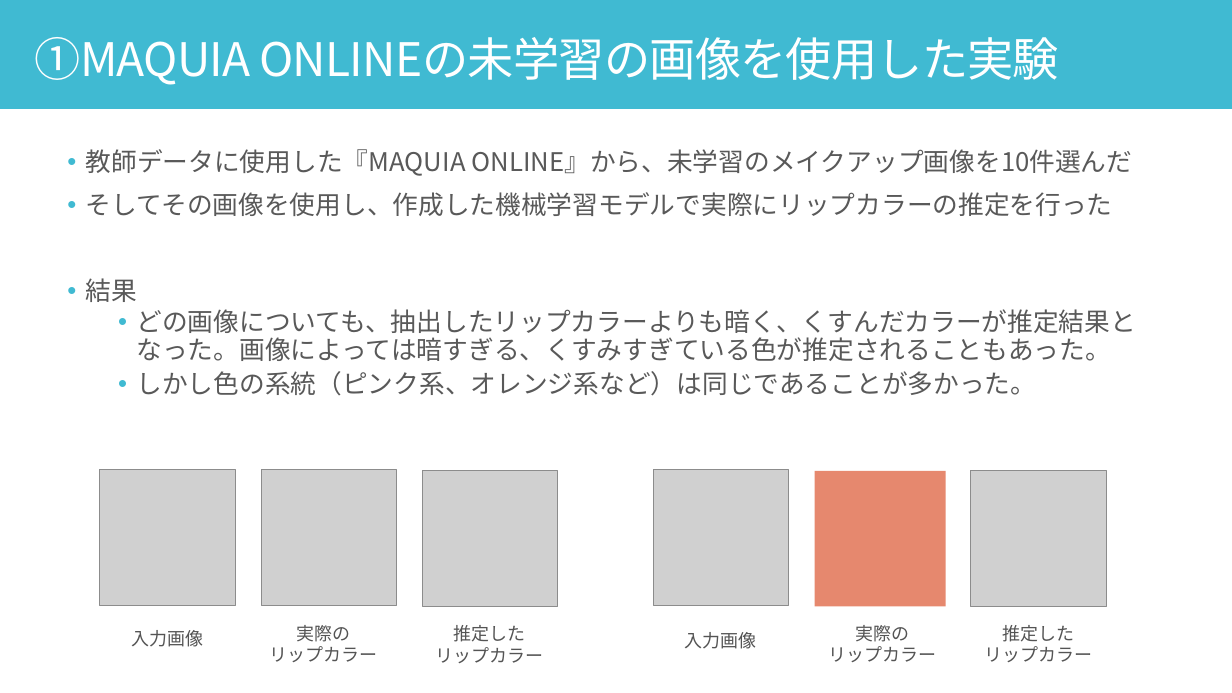
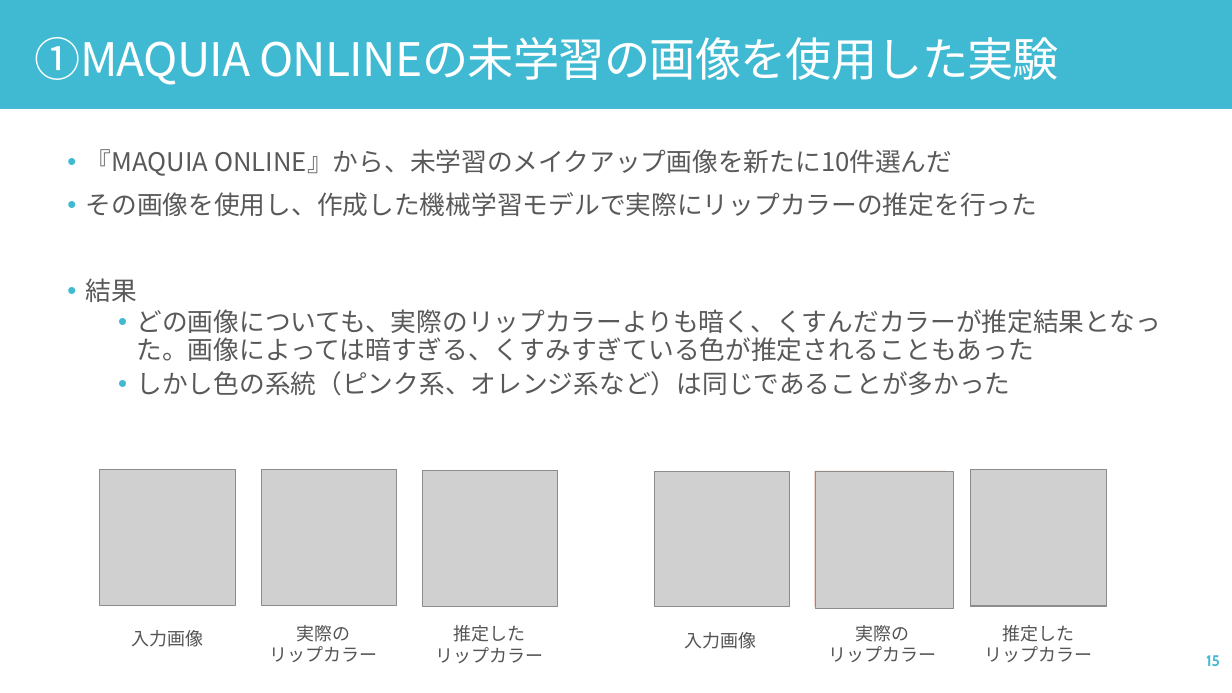
Before and after one commit to yuu5322/sci23, a slide deck: slide 15 of 口頭試問.pptx. Drawn at 1232x693 pixels with LibreOffice and Linux fonts; fonts in the diff are those of the drawing; grey boxes stand for pictures. Boxes give left, top, right and bottom in pixels: in the first picture for what was removed or moved away, otherwise in the second. Text is boxed around its words. In the diff, an @@ line names an element or a change of style, - is before the commit and + after.

```diff
--- a/口頭試問.pptx
+++ b/口頭試問.pptx
@@ text at (86, 149, 1037, 216): text changed @@
-• 教師データに使用した『MAQUIA ONLINE』から、未学習のメイクアップ画像を10件選んだ
-• そしてその画像を使用し、作成した機械学習モデルで実際にリップカラーの推定を行った
+• 『MAQUIA ONLINE』から、未学習のメイクアップ画像を新たに10件選んだ
+• その画像を使用し、作成した機械学習モデルで実際にリップカラーの推定を行った
@@ text at (137, 309, 1161, 396): text changed @@
-  • どの画像についても、抽出したリップカラーよりも暗く、くすんだカラーが推定結果となった。画像によっては暗すぎる、くすみすぎている色が推定されることもあった。
-  • しかし色の系統（ピンク系、オレンジ系など）は同じであることが多かった。
+  • どの画像についても、実際のリップカラーよりも暗く、くすんだカラーが推定結果となった。画像によっては暗すぎる、くすみすぎている色が推定されることもあった
+  • しかし色の系統（ピンク系、オレンジ系など）は同じであることが多かった
@@ picture added at (816, 471, 954, 609) @@
@@ page number added at (1206, 655, 1220, 666), 12 pt, text #40BAD2, bold @@
+15
```
Also in this commit, not shown: 17 other slides changed, 3 slides added, 3 slides removed.
